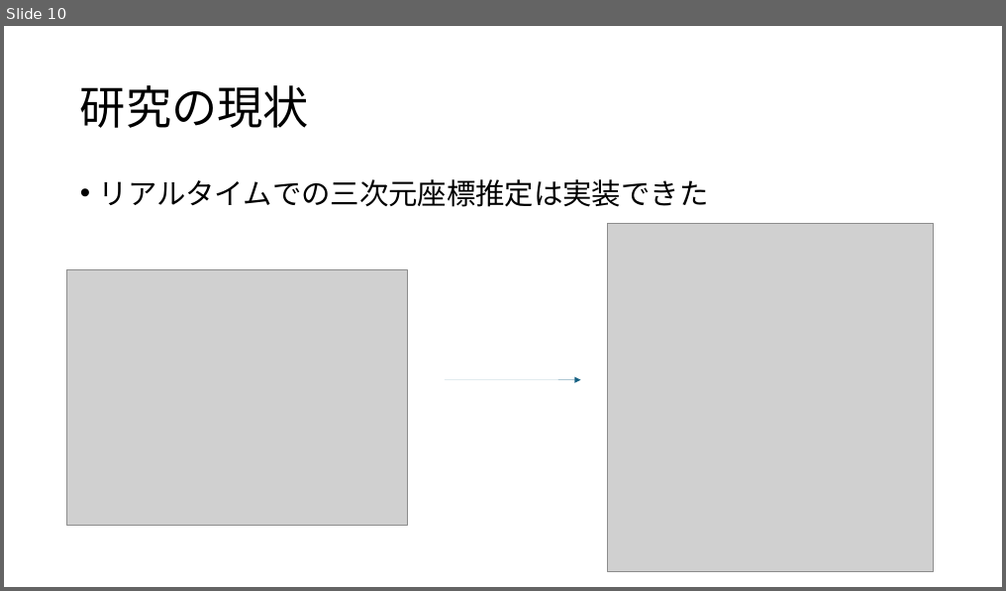
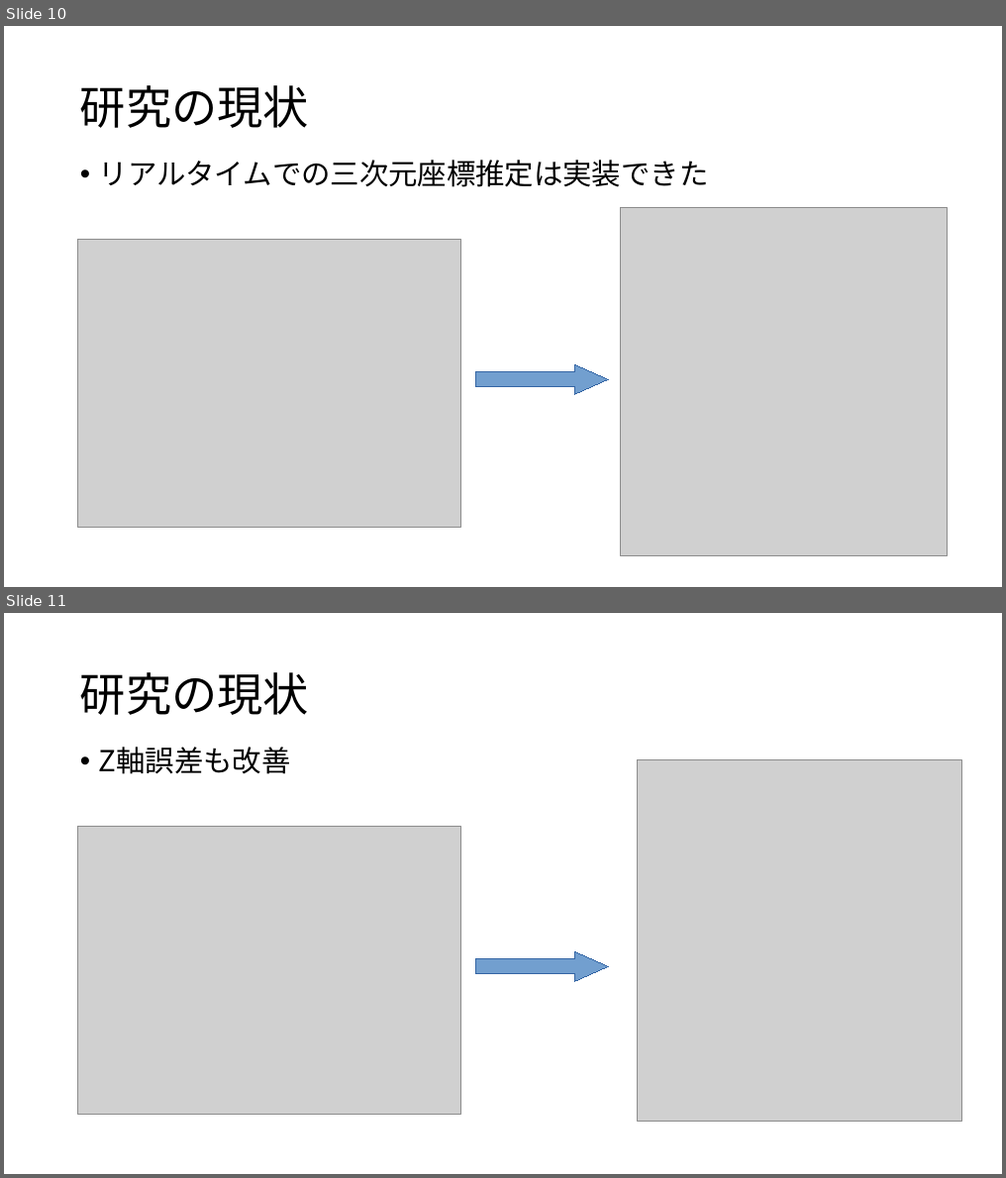
Before and after one commit to hagi711/Graduation-Research, a slide deck: 中間発表.pptx. Shown one above the other, each under a label of ours: slide 10 before the commit, slides 10 and 11 after it. The pictures are 1006x591 and 1006x1178 pixels, drawn with LibreOffice and Linux fonts; fonts in the diff are those of the drawing; grey boxes stand for pictures. Boxes give left, top, right and bottom in pixels: in the first picture for what was removed or moved away, otherwise in the second. Text is boxed around its words. In the diff, an @@ line names an element or a change of style, - is before the commit and + after.

```diff
--- a/中間発表.pptx
+++ b/中間発表.pptx
@@ slide 11 added at (4,613,1002,1174), background #FFFFFF @@
@@ title added at (80,672,309,715), 44 pt, text #000000 @@
+研究の現状
@@ text added at (99,747,291,774), 28 pt, text #000000 @@
+• Z軸誤差も改善
@@ picture added at (638,761,961,1122) @@
@@ picture added at (77,827,460,1114) @@
@@ right arrow added at (475,953,608,981), fill #729FCF, outline #3465A4 0 pt @@
@@ slide 10 changed as well @@
@@ text "リアルタイムでの三次元座標推定は実装できた": place and size @@
-text "リアルタイムでの三次元座標推定は実装できた" at (99,179,709,207)
+text "リアルタイムでの三次元座標推定は実装できた" at (99,160,709,187)
@@ picture: place and size @@
-picture at (607,223,934,571)
+picture at (621,208,947,557)
@@ picture: place and size @@
-picture at (67,271,408,525)
+picture at (77,240,460,527)
@@ arrow removed from (445, 380) to (581, 380) @@
@@ right arrow added at (475,366,608,394), fill #729FCF, outline #3465A4 0 pt @@
```
Also in this commit, not shown: 6 other slides changed.
